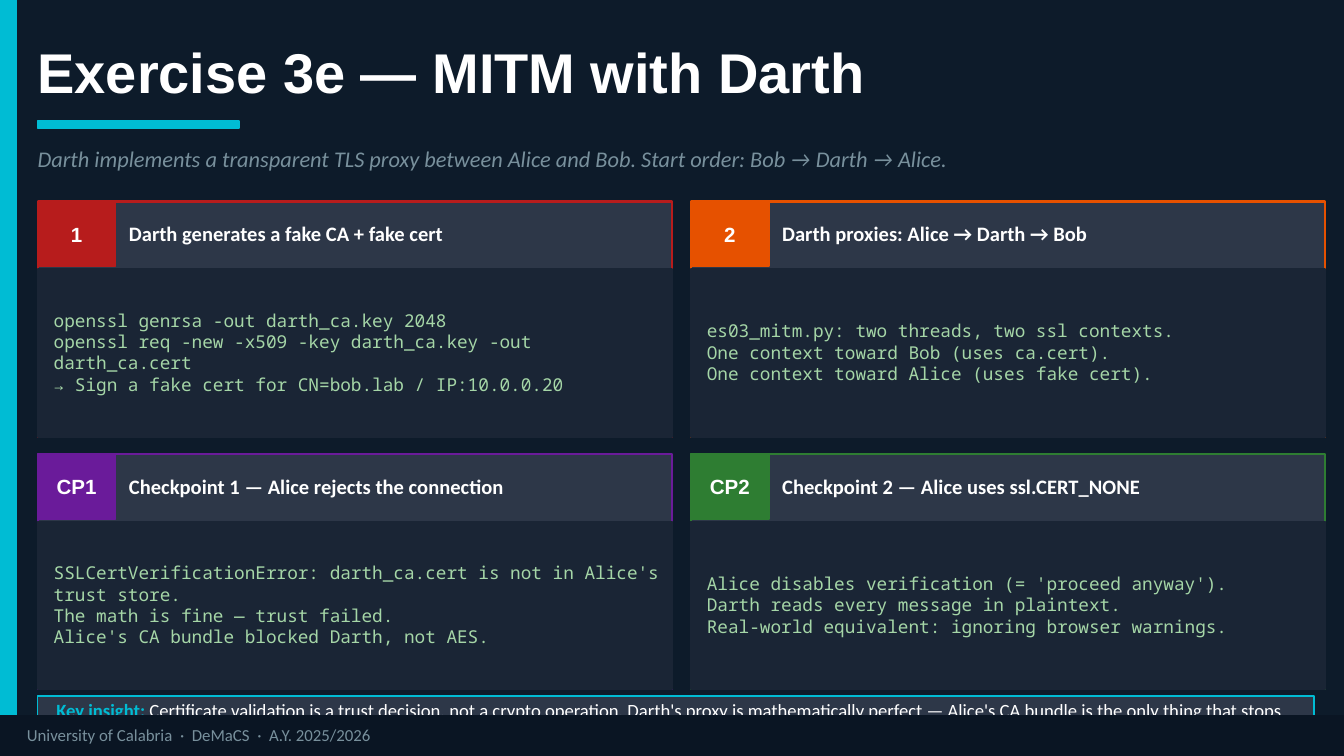
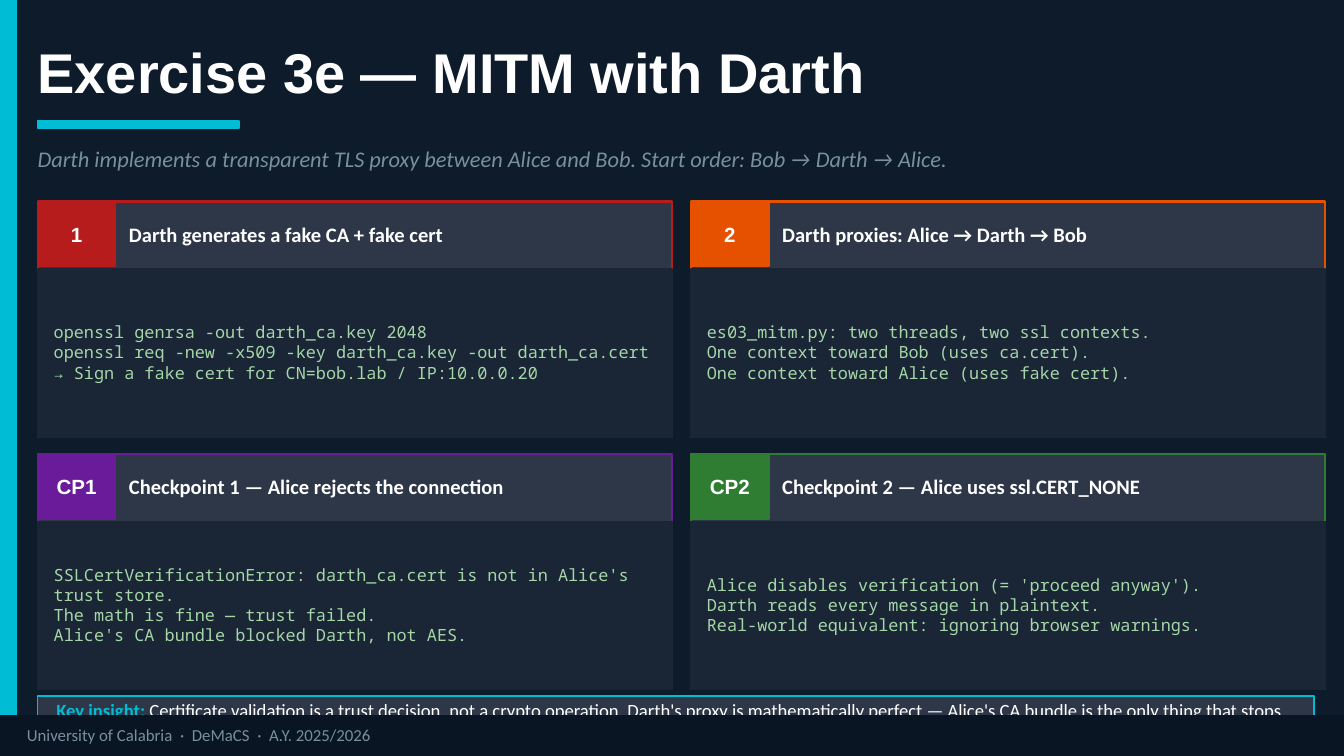
Before and after one commit to DeMaCS-UNICAL/NetworkSecurity, a slide deck: slide 10 of lab/Session_03_TLS/Lab_03_Slides_2026_v2.pptx. Drawn at 1344x756 pixels with LibreOffice and Linux fonts; fonts in the diff are those of the drawing. Boxes give left, top, right and bottom in pixels: in the first picture for what was removed or moved away, otherwise in the second. Text is boxed around its words. In the diff, an @@ line names an element or a change of style, - is before the commit and + after.

```diff
--- a/lab/Session_03_TLS/Lab_03_Slides_2026_v2.pptx
+++ b/lab/Session_03_TLS/Lab_03_Slides_2026_v2.pptx
@@ text "openssl genrsa -out darth_ca.key 2048": place and size @@
-text "openssl genrsa -out darth_ca.key 2048" at (54,313,563,396)
+text "openssl genrsa -out darth_ca.key 2048" at (54,325,649,383)
@@ size 9.5 to 9 pt in 4 elements at (54,568,629,644), (54,325,649,383), (707,325,1151,382), (707,578,1201,635) @@
```
Also in this commit, not shown: 12 other slides changed, 1 slide removed.
